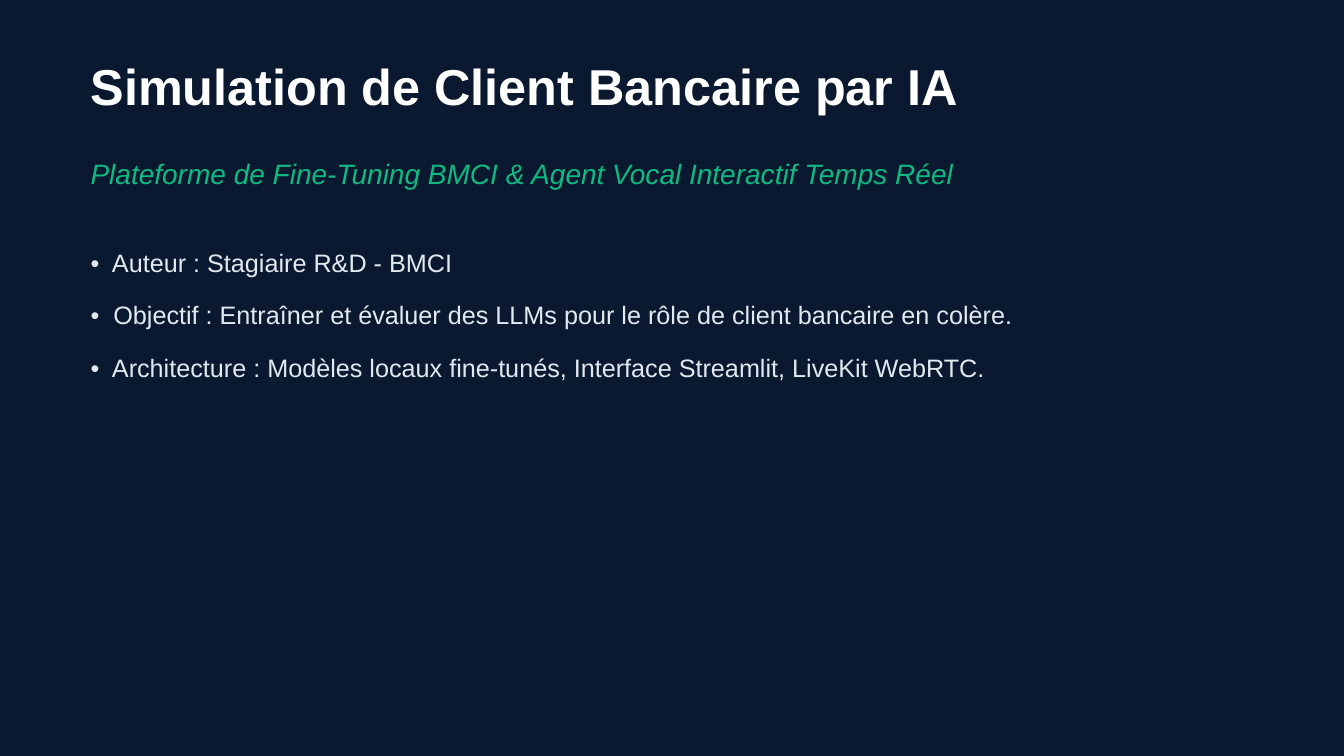
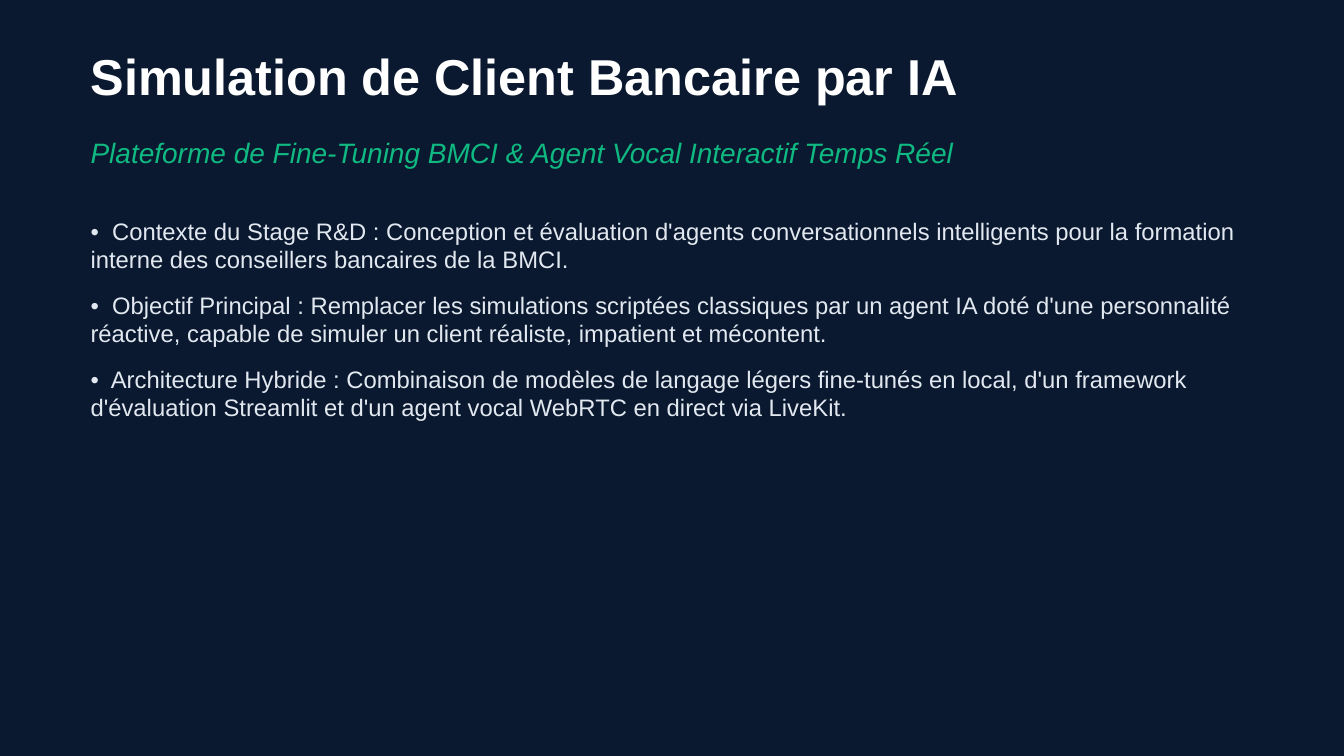
Before and after one commit to OrensObenas/BMCI_Voice_Test, a slide deck: slide 1 of presentation_bmci_livekit.pptx. Drawn at 1344x756 pixels with LibreOffice and Linux fonts; fonts in the diff are those of the drawing. Boxes give left, top, right and bottom in pixels: in the first picture for what was removed or moved away, otherwise in the second. Text is boxed around its words. In the diff, an @@ line names an element or a change of style, - is before the commit and + after.

```diff
--- a/presentation_bmci_livekit.pptx
+++ b/presentation_bmci_livekit.pptx
@@ text "Simulation de Client Bancaire par ...": place and size @@
-text "Simulation de Client Bancaire par ..." at <box>91,68,957,115</box>
+text "Simulation de Client Bancaire par ..." at <box>91,58,957,105</box>
@@ text "Plateforme de Fine-Tuning BMCI & ...": place and size @@
-text "Plateforme de Fine-Tuning BMCI & ..." at <box>91,163,953,189</box>
+text "Plateforme de Fine-Tuning BMCI & ..." at <box>91,142,953,169</box>
@@ text at <box>91,222,1234,421</box>: text changed; size 18 to 17 pt @@
-• Auteur : Stagiaire R&D - BMCI
-• Objectif : Entraîner et évaluer des LLMs pour le rôle de client bancaire en colère.
-• Architecture : Modèles locaux fine-tunés, Interface Streamlit, LiveKit WebRTC.
+• Contexte du Stage R&D : Conception et évaluation d'agents conversationnels intelligents pour la formation interne des conseillers bancaires de la BMCI.
+• Objectif Principal : Remplacer les simulations scriptées classiques par un agent IA doté d'une personnalité réactive, capable de simuler un client réaliste, impatient et mécontent.
+• Architecture Hybride : Combinaison de modèles de langage légers fine-tunés en local, d'un framework d'évaluation Streamlit et d'un agent vocal WebRTC en direct via LiveKit.
```
Also in this commit, not shown: 9 other slides changed.
